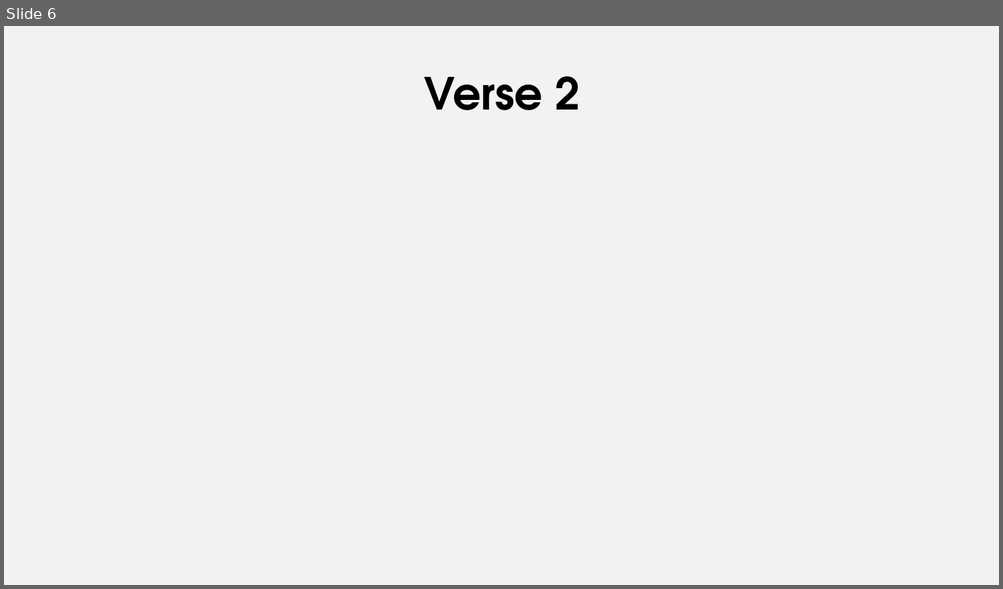
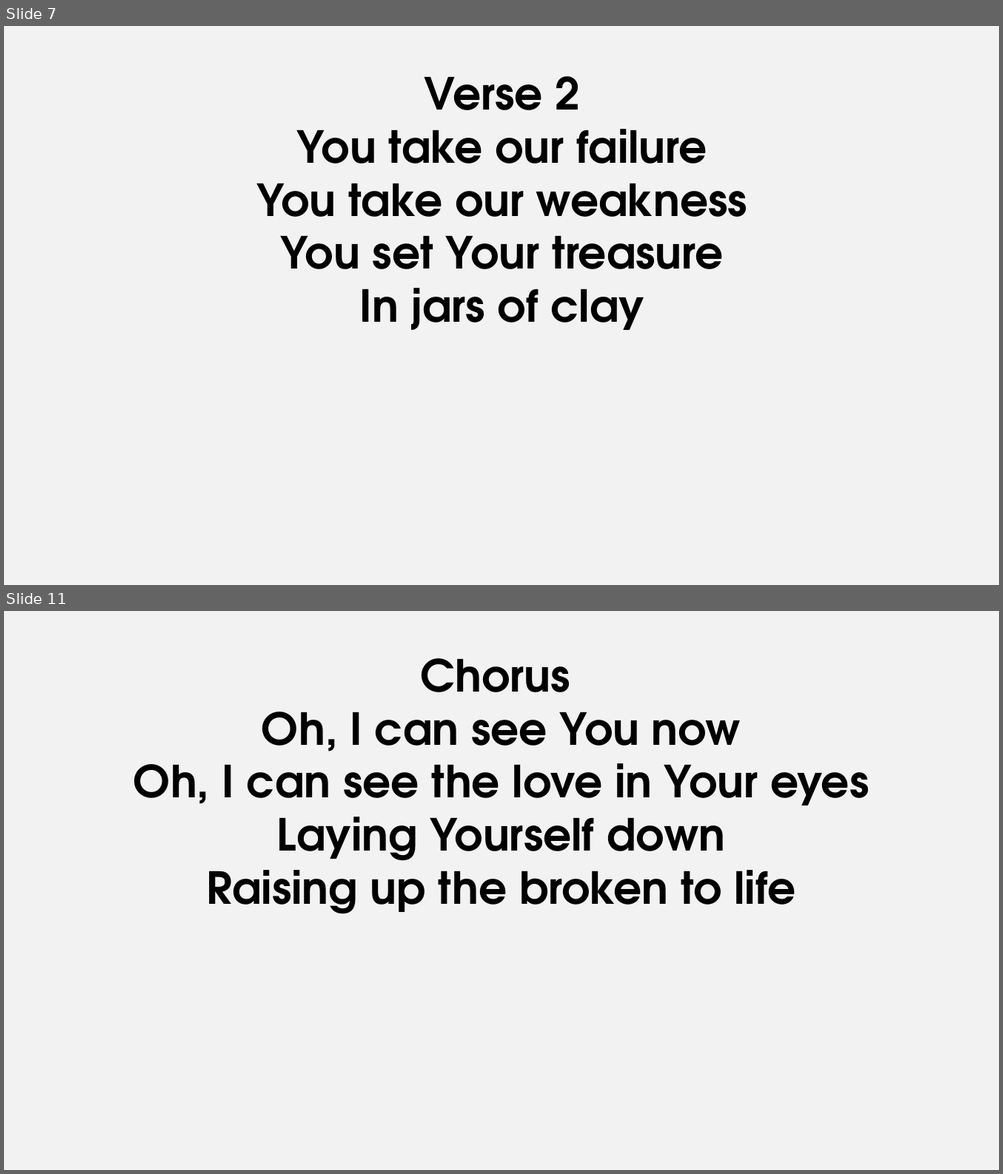
Before and after one commit to pangwuu/Weekly-powerpoint-maker, a slide deck: Songs/Broken Vessels (Amazing Grace)/Broken Vessels (Amazing Grace).pptx. Shown one above the other, each under a label of ours: slide 6 before the commit, slides 7 and 11 after it; the slides between them are not shown. The pictures are 1003x589 and 1003x1174 pixels, drawn with LibreOffice and Linux fonts; fonts in the diff are those of the drawing. Boxes give left, top, right and bottom in pixels: in the first picture for what was removed or moved away, otherwise in the second. Text is boxed around its words. In the diff, an @@ line names an element or a change of style, - is before the commit and + after.

```diff
--- a/Songs/Broken Vessels (Amazing Grace)/Broken Vessels (Amazing Grace).pptx
+++ b/Songs/Broken Vessels (Amazing Grace)/Broken Vessels (Amazing Grace).pptx
@@ slide 11 added at (4,611,999,1170), background #F2F2F2 @@
@@ subtitle added at (134,658,868,914), 42.7 pt, text #000000, bold @@
+Chorus
+Oh, I can see You now
+Oh, I can see the love in Your eyes
+Laying Yourself down
+Raising up the broken to life
@@ what was slide 6 is now slide 7 @@
@@ slide 7 changed as well @@
@@ subtitle at (257,129,747,330): paragraphs added @@
+You take our failure
+You take our weakness
+You set Your treasure
+In jars of clay
```
Also in this commit, not shown: 4 other slides changed, 10 other slides added, 5 slides removed, 9 other files.
